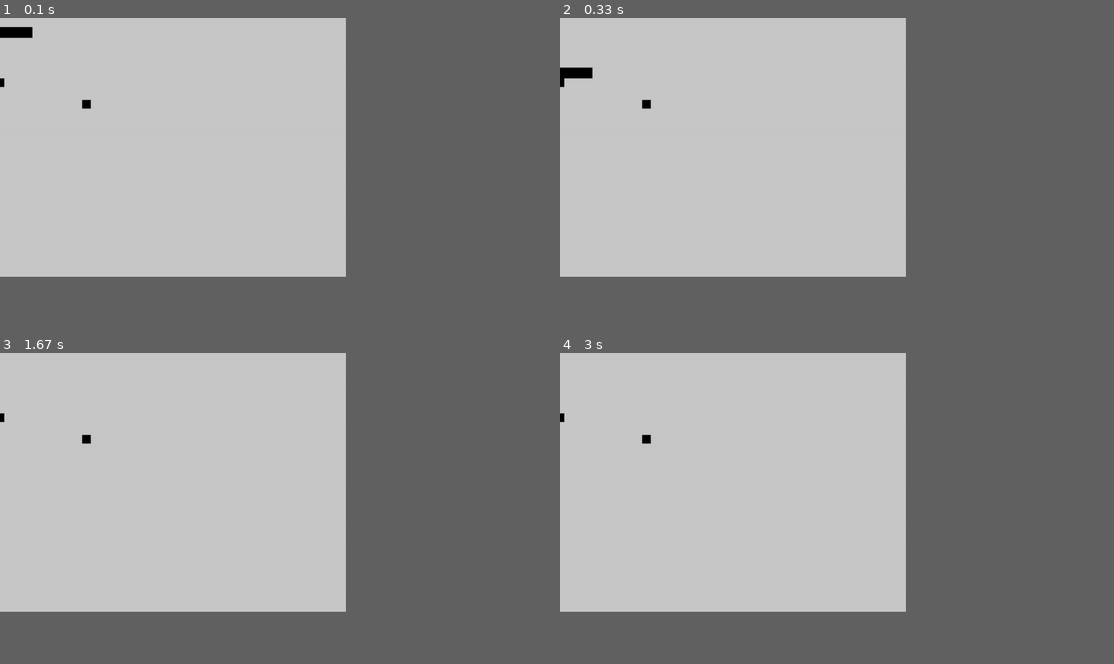
Above: before the commit, frames 1-4 (two rows, left to right).
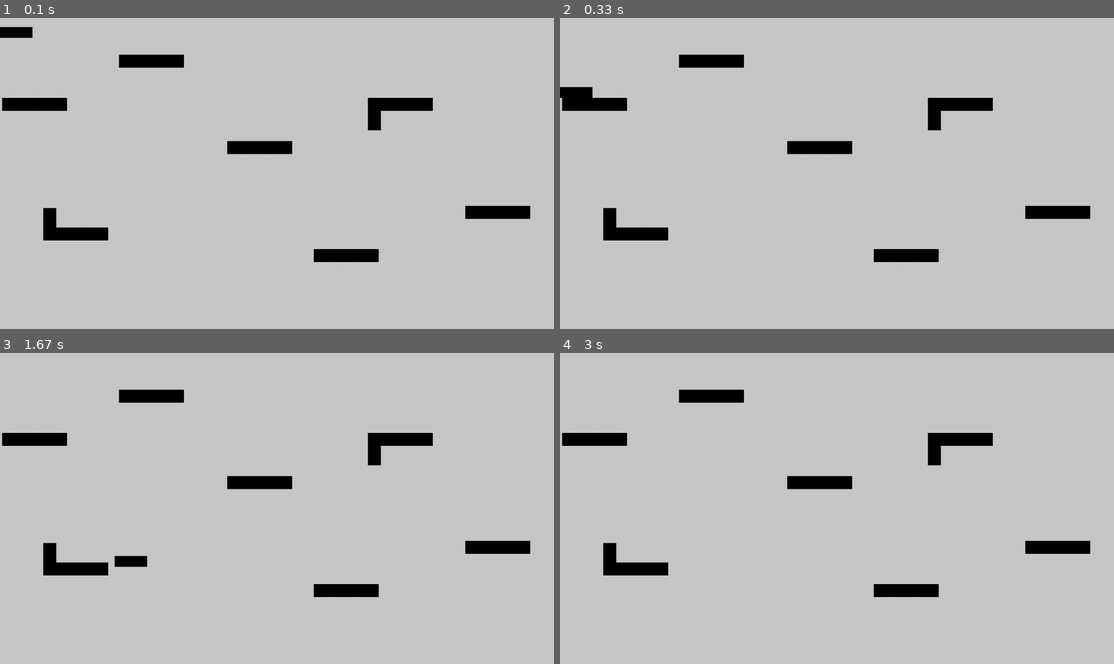
Above: after the commit, the same moments.

Repository: CS196Illinois/Group10-FA21
Game: pygame game, started from Project/basicCharacter.py
Same seed, same stepped clock (60 frames per second), same inputs: the game is played once before the commit and once after it.
Inputs:
- Up to frame 1 (0.1 s): no input
- Up to frame 2 (0.33 s): no input
- Up to frame 3 (1.67 s): hold Right 0.33-0.8 s; hold Up 0.83-1.13 s; hold Right 1.17-1.63 s
- Up to frame 4 (3 s): hold Left 1.67-2.2 s
The window is 562x421 before the commit and 900x506 after it. Grey fills any space a smaller window leaves; there, only what the larger window draws over its background counts as a difference.

The runs differ from the first frame. In frame 1, 3.9% of the frame differs, in the area x 0-96%, y 11-79%; in frame 2, 4.3%; in frame 3, 4.1%; in frame 4, 3.9%.

Commit message:
Platform Design
Changed the screen resolution and added new platforms.

Diff:
--- a/Project/basicCharacter.py
+++ b/Project/basicCharacter.py
@@ -14,8 +14,8 @@
 )
 from pygame.sprite import spritecollide
 
-SCREEN_WIDTH = 800
-SCREEN_HEIGHT = 600
+SCREEN_WIDTH = 1280
+SCREEN_HEIGHT = 720
 
 PLAYER_ONE_START_X = 0
 PLAYER_ONE_START_Y = 0
@@ -144,8 +144,23 @@
 solid_sprites.add(player)
 
 # (xpos, ypos, xsize, ysize): xpos, ypos represents coordinates of the center of the rectangle
-newPlatform(0, 150, 20, 20)
-newPlatform(200, 200, 20, 20)
+# normal rectangle platforms
+
+xSizeFactor = 150
+
+newPlatform(80, 200, xSizeFactor, 30)
+newPlatform(350, 100, xSizeFactor, 30)
+newPlatform(600, 300, xSizeFactor, 30)
+newPlatform(800, 550, xSizeFactor, 30)
+newPlatform(1150, 450, xSizeFactor, 30)
+
+# L-shaped platform #1
+newPlatform(175, 500, 150, 30)
+newPlatform(115, 475, 30, 70)
+
+# L-shaped platform #2
+newPlatform(925, 200, 150, 30)
+newPlatform(865, 225, 30, 70)
 
 #move_up_sound = pygame.mixer.Sound("ao.ogg")
 #move_down_sound = pygame.mixer.Sound("ao.ogg")
